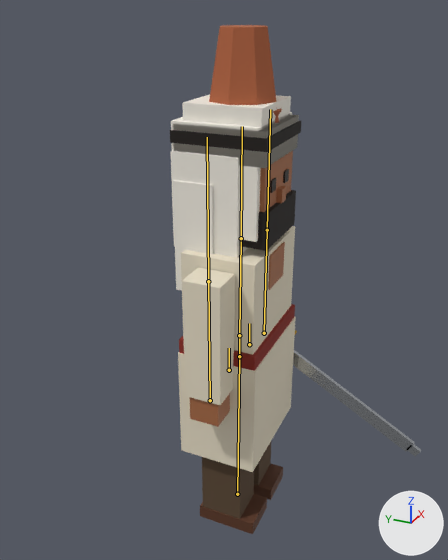
The glTF model assets/characters/person.glb: old version first, new version second.
Both versions are drawn from a camera (50 mm lens) standing at (-2.43, -1.01, 2.5) and looking at (0.18, 0.16, 1.19). Lighting does not change. The marker at lower right points along +X, +Y and +Z. The picture after the commit comes second. The bones that bend it are drawn over the model as lines.

The first picture shows 'Beard', 'Body', 'Jar', 'Keffiyeh', 'Sword', 'Turban', 'Veil'.
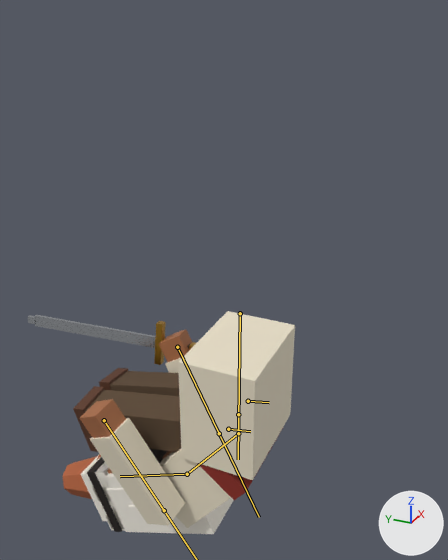
The newer file adds an action. The first version stands in its rest pose; the second is drawn at frame 7 of the action 'Roll'.

Where the change shows, as pixel boxes (x1, y1, x2, y2) in the pictures (448 x 560 px):
'Body', posed (87% wider, 43% shorter)
    before: (178, 150, 296, 534)
    after: (73, 311, 295, 528)
'Keffiyeh', posed
    before: (170, 115, 301, 258)
    after: (86, 457, 185, 534)
'Veil', posed
    before: (171, 112, 292, 291)
    after: (86, 473, 234, 534)
'Jar', posed
    before: (209, 25, 282, 123)
    after: (62, 454, 101, 499)
'Sword', posed
    before: (293, 330, 421, 456)
    after: (28, 315, 196, 365)
'Turban', posed
    before: (182, 94, 291, 127)
    after: (80, 455, 107, 521)
'Beard', posed (mostly hidden afterwards)
    before: (240, 190, 296, 251)
    after: (149, 448, 167, 463)
bone 'root', root to tip
    before: (237, 494) to (239, 356)
    after: (240, 313) to (238, 459)
bone 'hips', root to tip
    before: (239, 356) to (239, 335)
    after: (238, 414) to (238, 433)
bone 'leg_L', root to tip
    before: (229, 370) to (229, 348)
    after: (228, 429) to (250, 431)
bone 'leg_R', root to tip
    before: (249, 344) to (249, 323)
    after: (248, 401) to (269, 402)
bone 'spine', root to tip
    before: (239, 335) to (241, 238)
    after: (238, 433) to (187, 474)
bone 'arm_R', root to tip
    before: (267, 230) to (270, 109)
    after: (219, 433) to (259, 517)
bone 'head', root to tip
    before: (241, 238) to (242, 126)
    after: (187, 474) to (120, 476)

The edits, one by one:
Bone 'root' (bone_root) moves from (0.0, 0.0, 0.0) to (0.0, 1.12, 0.0).
Bone 'root' (bone_root) turns from (0, 0, 0) to (-180, 0, 0) degrees about its own x, y and z.
Bone 'hips' (bone_hips) moves from (0.0, 0.0, 0.0) to (0.0, -0.292, 0.0).
Bone 'leg_L' (bone_leg_l) turns from (0, 0, 0) to (-102, 0, -6) degrees about its own x, y and z.
Bone 'leg_R' (bone_leg_r) turns from (0, 0, 0) to (-102, 0, 6) degrees about its own x, y and z.
Bone 'spine' (bone_spine) turns from (0, 0, 0) to (39, 0, 0) degrees about its own x, y and z.
Bone 'arm_L' (bone_arm_l) turns from (0, 0, 0) to (-68, 0, -12) degrees about its own x, y and z.
Bone 'arm_R' (bone_arm_r) turns from (0, 0, 0) to (-68, 0, 12) degrees about its own x, y and z.
Bone 'head' (bone_head) turns from (0, 0, 0) to (29, 0, 0) degrees about its own x, y and z.
